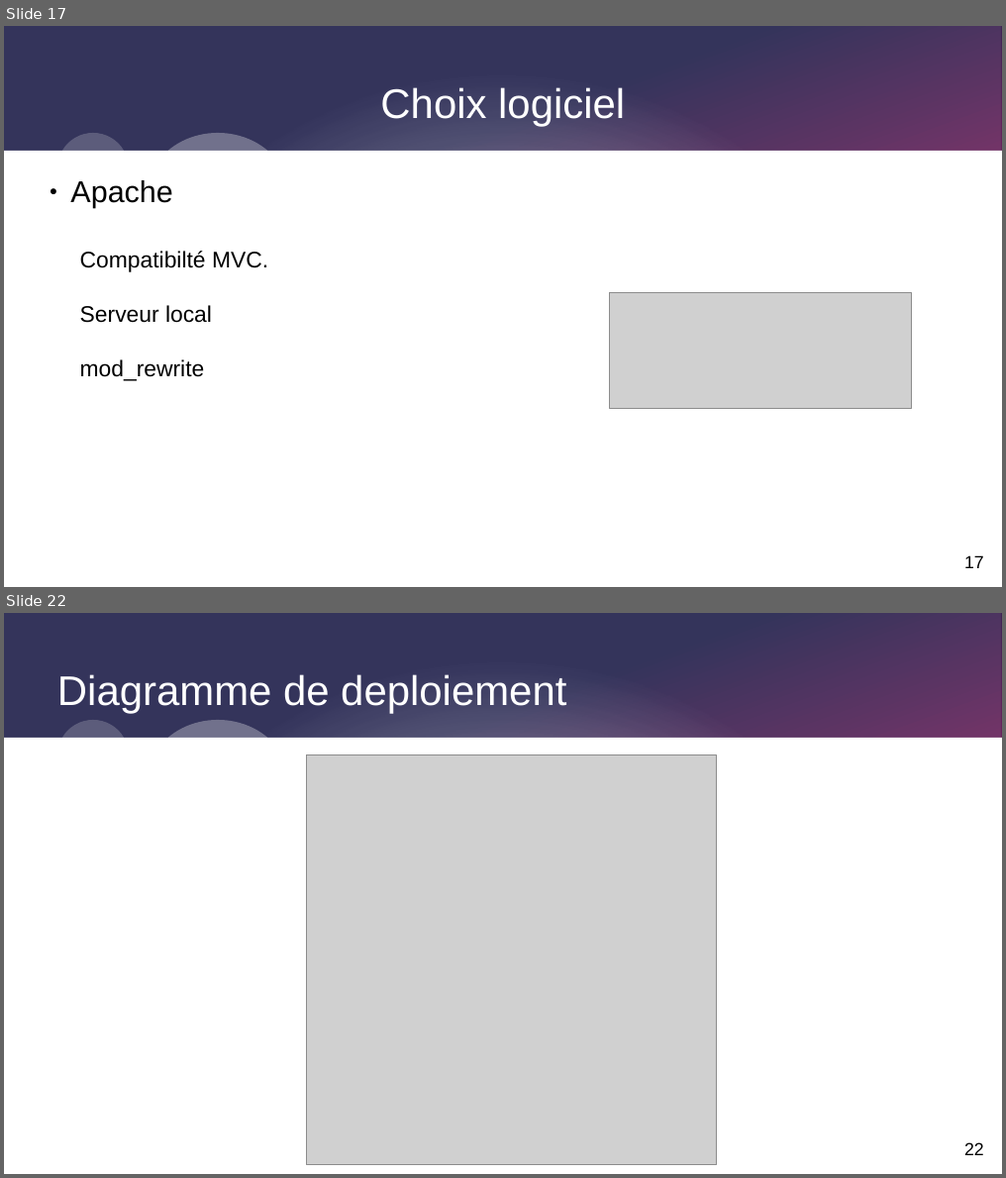
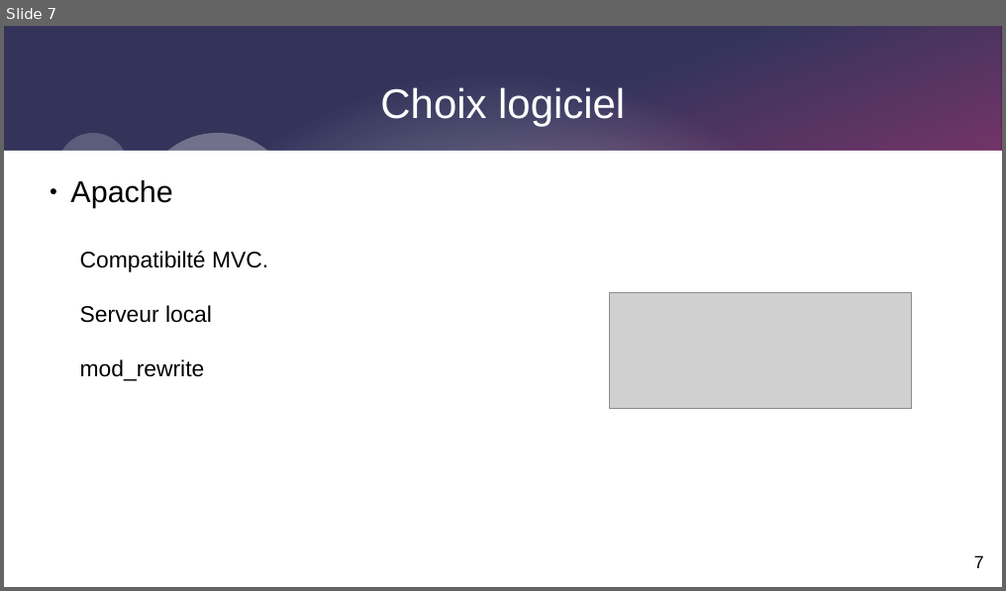
Before and after one commit to Corentinh2/PROJET_GESTIONNAIRE_DE_CHARGE, a slide deck: Diapo_revue1_projet.odp. Shown one above the other, each under a label of ours: slides 17 and 22 before the commit, slide 7 after it; the slides between them are not shown. The pictures are 1006x1178 and 1006x591 pixels, drawn with LibreOffice and Linux fonts; fonts in the diff are those of the drawing; grey boxes stand for pictures. Boxes give left, top, right and bottom in pixels: in the first picture for what was removed or moved away, otherwise in the second. Text is boxed around its words. In the diff, an @@ line names an element or a change of style, - is before the commit and + after.

```diff
--- a/Diapo_revue1_projet.odp
+++ b/Diapo_revue1_projet.odp
@@ slide 22 removed at bbox=[4, 613, 1002, 1174], background #FFFFFF; not listed: 5 template elements that a slide beside it also shows @@
@@ title removed at bbox=[57, 674, 566, 713] @@
-Diagramme de deploiement
@@ picture removed at bbox=[307, 756, 717, 1165] @@
@@ page number removed at bbox=[964, 1143, 984, 1156] @@
-22
@@ what was slide 17 is now slide 7 @@
@@ page number at bbox=[974, 556, 984, 569]: text changed @@
-17
+7
```
Also in this commit, not shown: 15 slides changed, 9 slides added, 4 other slides removed, 20 other files.
